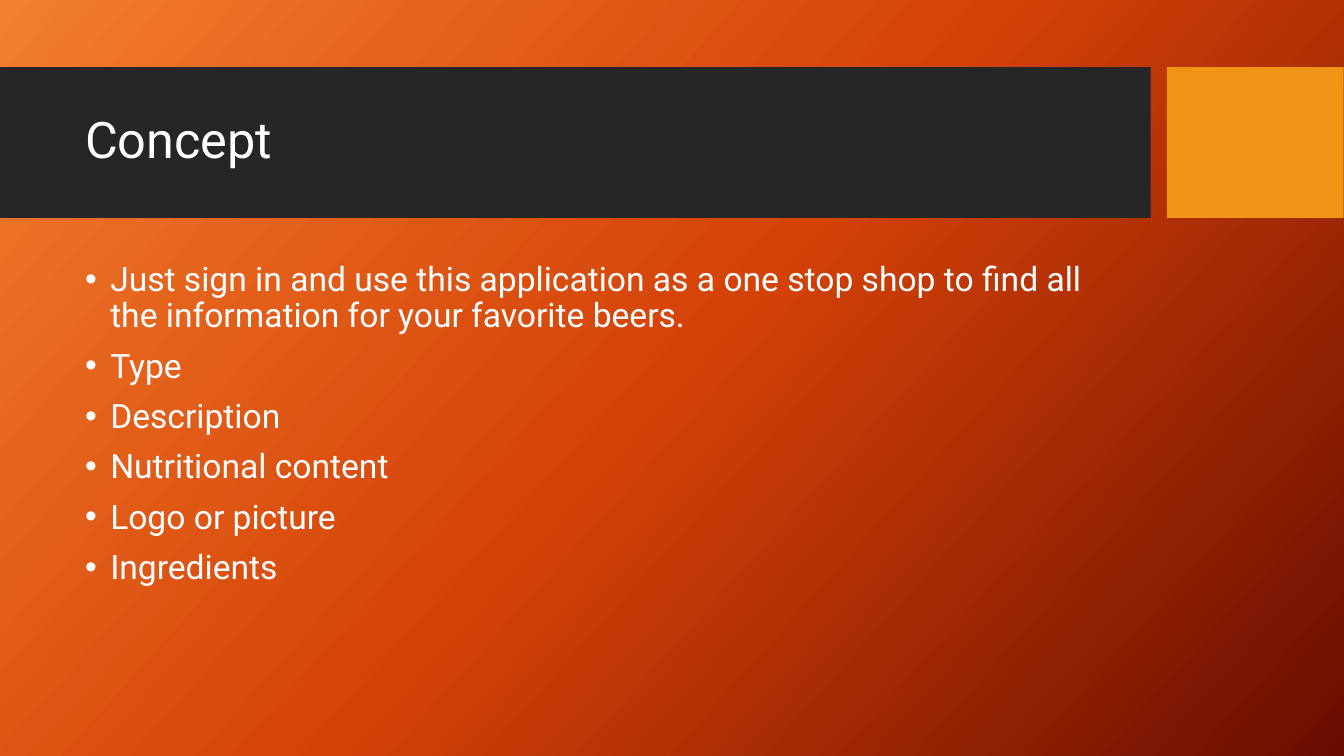
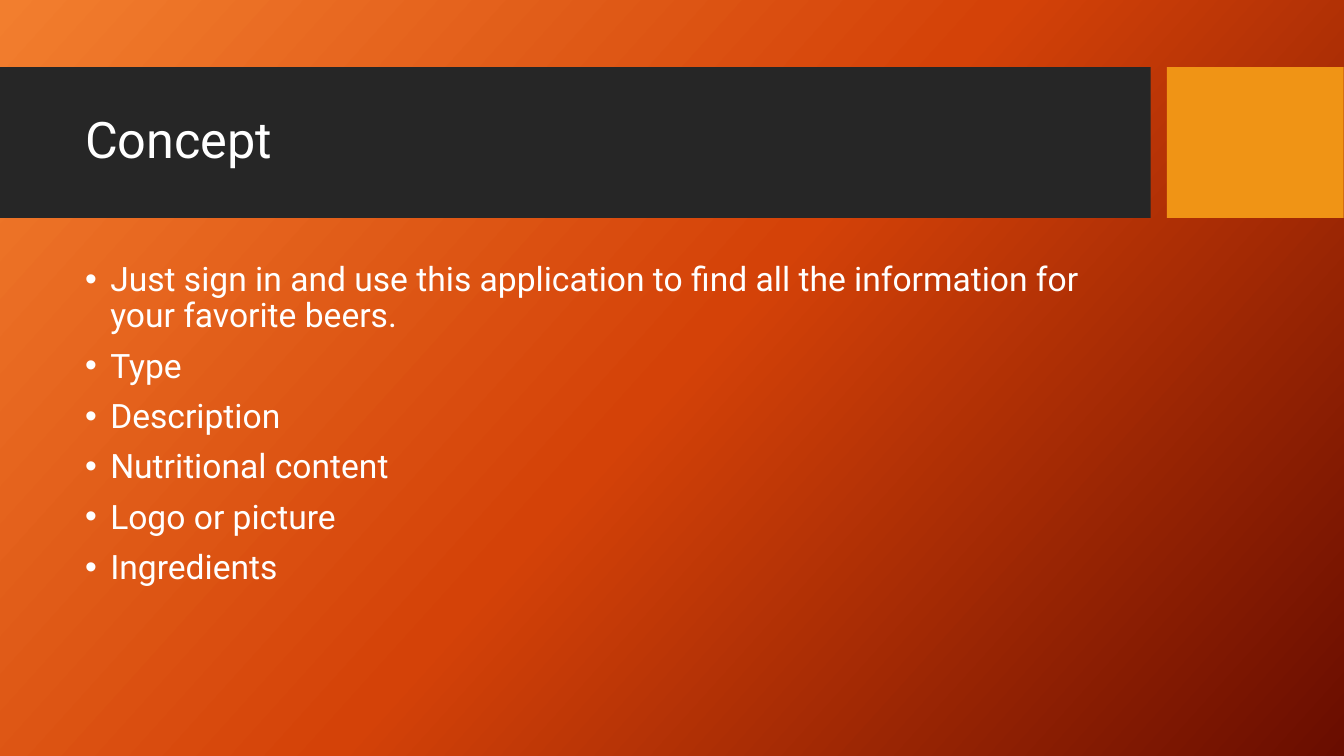
Before and after one commit to ryanpauldev/project_1, a slide deck: slide 2 of beer_id_presentation.pptx. Drawn at 1344x756 pixels with LibreOffice and Linux fonts; fonts in the diff are those of the drawing; background and template pictures are left out. Boxes give left, top, right and bottom in pixels: in the first picture for what was removed or moved away, otherwise in the second. Text is boxed around its words. In the diff, an @@ line names an element or a change of style, - is before the commit and + after.

Commit message:
final powerpoint changes

```diff
--- a/beer_id_presentation.pptx
+++ b/beer_id_presentation.pptx
@@ text at (x1=110, y1=265, x2=1078, y2=334): text changed @@
-• Just sign in and use this application as a one stop shop to find all the information for your favorite beers.
+• Just sign in and use this application to find all the information for your favorite beers.
```
Also in this commit, not shown: 3 other slides changed.
